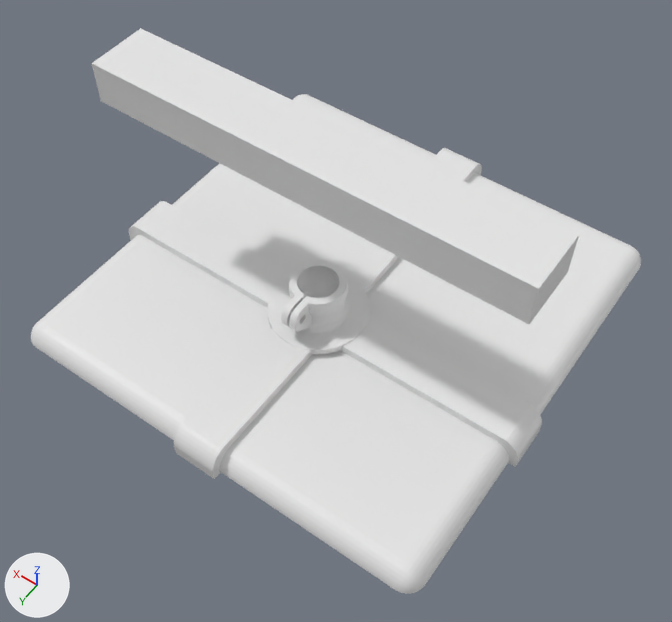
The Blender file ipad-headrest-mount/female-balljoint.blend: old version first, new version second.
One viewpoint serves both versions: a camera (50 mm lens) standing at (-14.9, 19.6, 31.4) and looking at (-1.4, 0.7, 1.7). The lights are fixed; the arrows at lower left show +X, +Y and +Z.
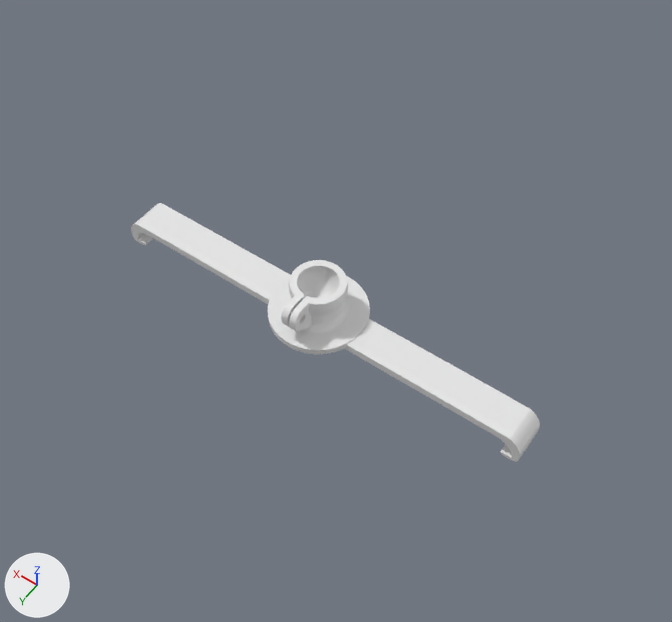
Commit message: / ‘ipad-headrest-mount/female-balljoint.blend’ / ‘ipad-headrest-mount/female-balljoint.blend1’

Boxes [x1, y1, x2, y2] around the edits, measured in the pictures (672 x 622 px):
'Cube', deleted: before [31, 94, 641, 594]
'Cube.002', deleted: before [91, 28, 579, 324]
'Cube.001', reshaped: before [129, 201, 542, 467]; after [131, 203, 540, 462]
'Cube.003', deleted: before [174, 148, 482, 479]

What the commit changed:
me_cube_002 is used by ob_cube_001; location (0.0, 0.0, -0.6); scale (0.103, 0.01, 0.007).
me_cube_002 had 40 vertices, 22 faces and spanned x -100.0..100.0, y -100.0..100.0, z -100.0..100.0.
me_cube_002 now has 153 vertices, 98 faces and spans x -100.0..100.0, y -83.0..83.0, z -100.0..100.0.
me_cube_002 part 1: the whole mesh is rebuilt.
Object 'Cube.003' (ob_cube_003) is deleted.
Object 'Cube.002' (ob_cube_002) is deleted.
Object 'Cube' (ob_cube) is deleted.
